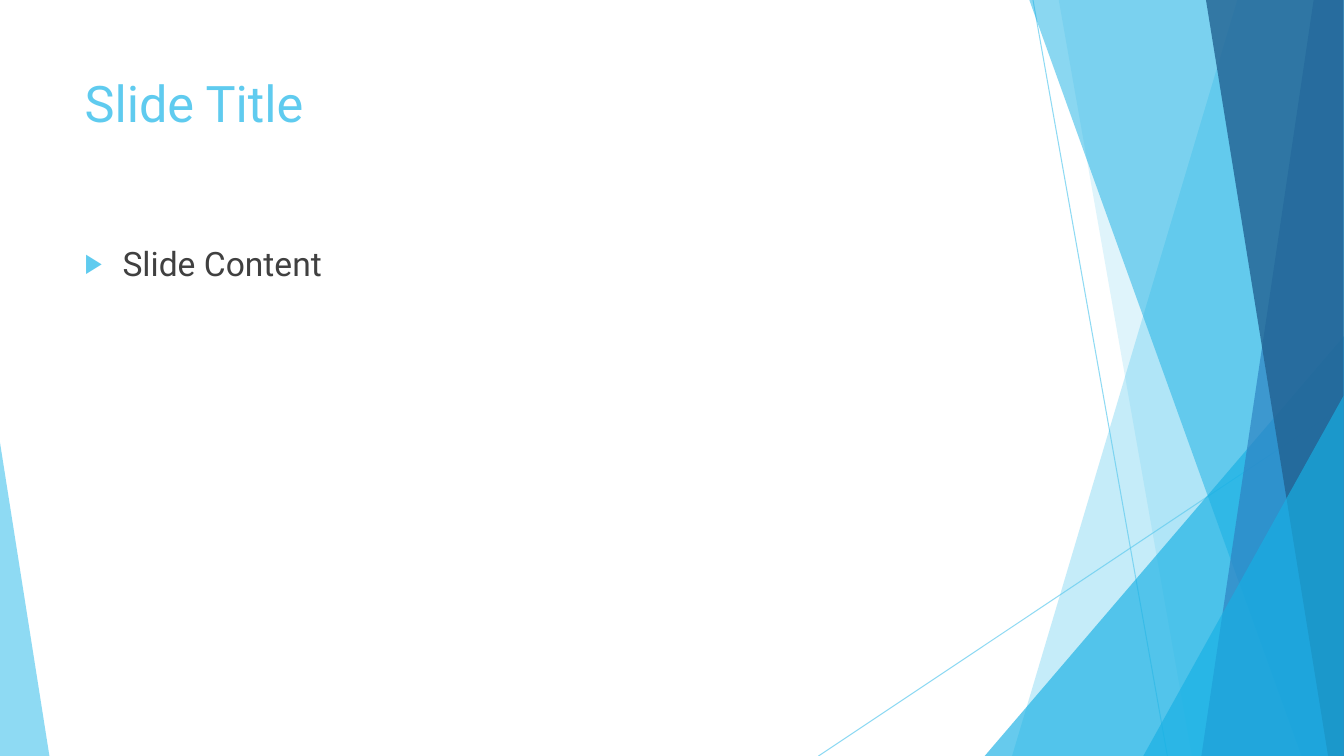
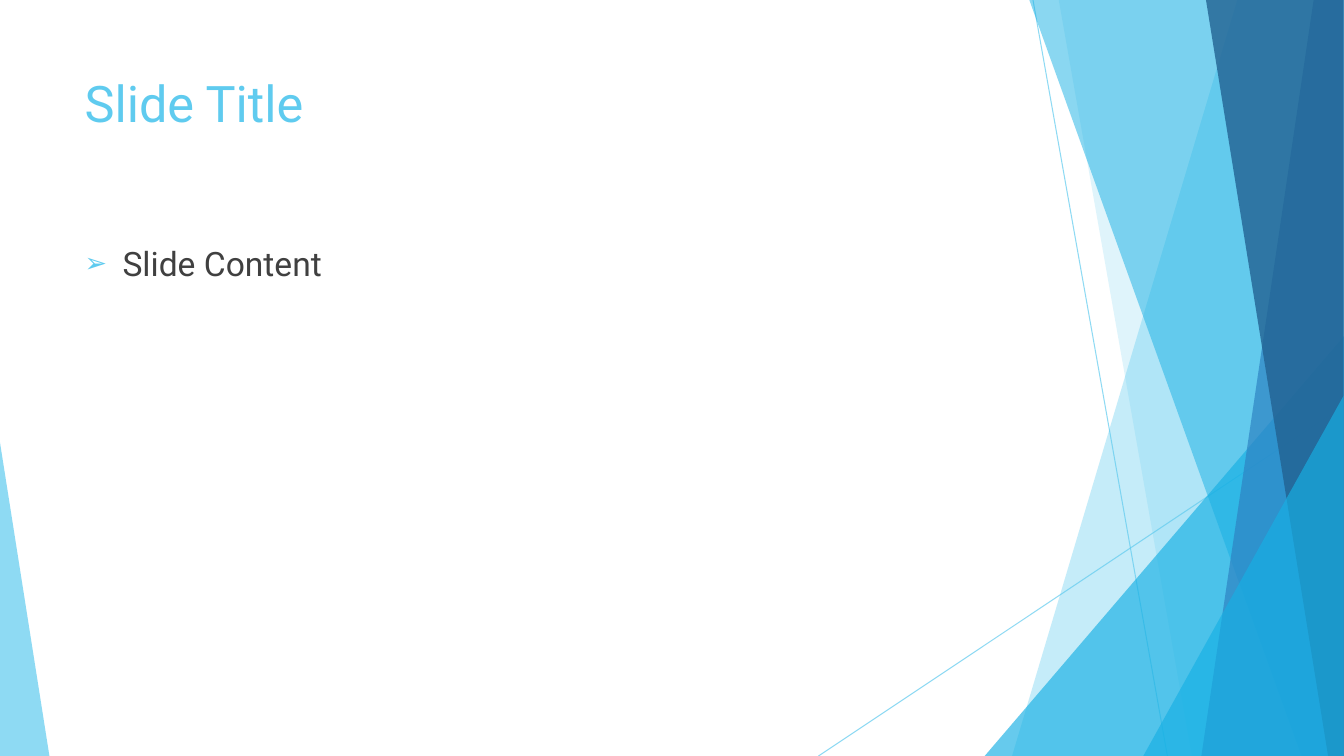
Before and after one commit to plamenti/Telerik2015, a slide deck: slide 2 of PresentationTemplate.pptx. Drawn at 1344x756 pixels with LibreOffice and Linux fonts; fonts in the diff are those of the drawing. Boxes give left, top, right and bottom in pixels: in the first picture for what was removed or moved away, otherwise in the second. Text is boxed around its words. In the diff, an @@ line names an element or a change of style, - is before the commit and + after.

```diff
--- a/PresentationTemplate.pptx
+++ b/PresentationTemplate.pptx
@@ text "Slide Content" at (123, 251, 322, 277): bullet ▶ to ➢ @@
```
Also in this commit, not shown: 2 other slides changed.
